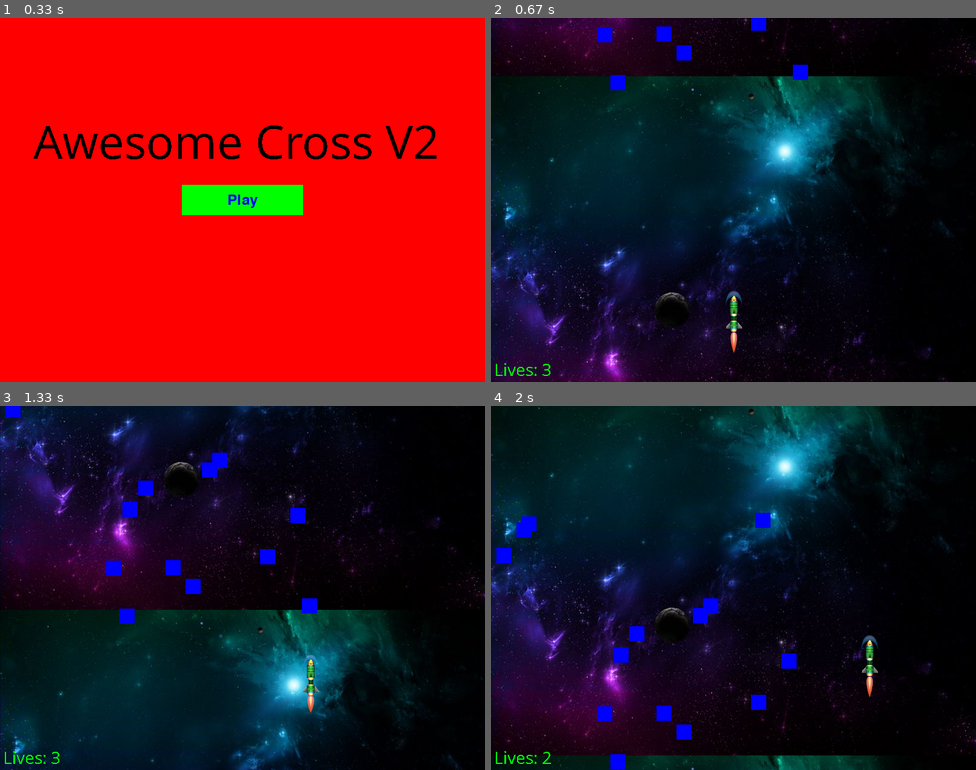
Above: before the commit, frames 1-4 (two rows, left to right).
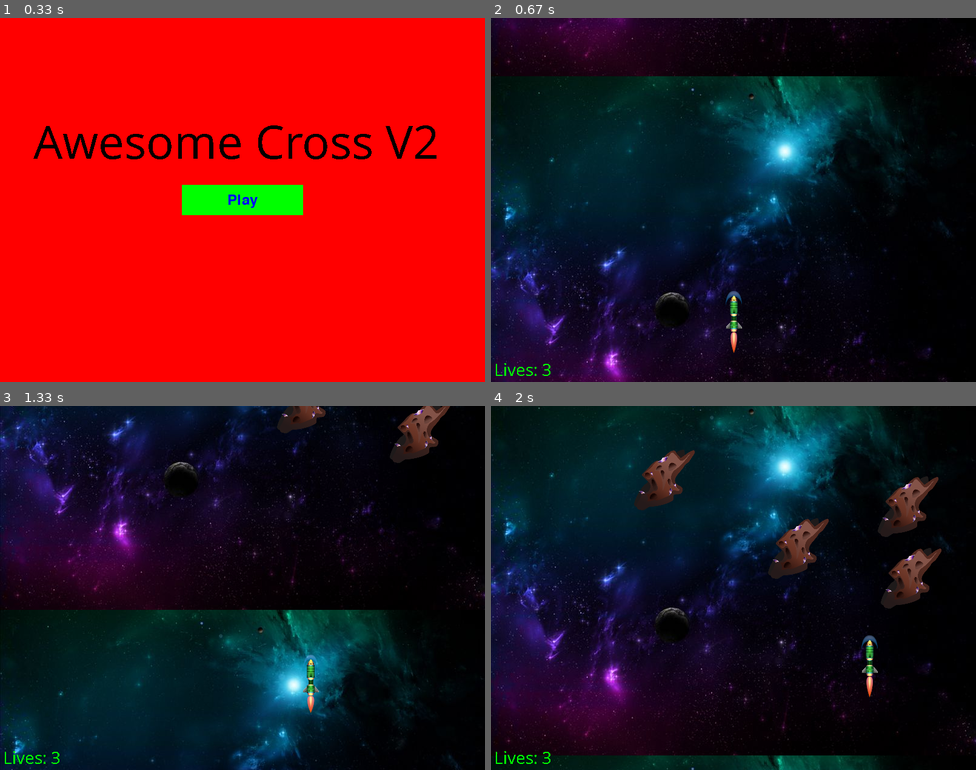
Above: after the commit, the same moments.

Repository: AndrewFagan04/CS_370_AwexomeCross
Game: pygame game, started from spritestest.py
The game is run twice, just before and just after one commit, with the same random seed, the same clock (stepped at 60 frames per second) and the same inputs.
Inputs:
- Up to frame 1 (0.33 s): no input
- Up to frame 2 (0.67 s): click "Play" at 0.38 s
- Up to frame 3 (1.33 s): hold D 0.67-1.13 s; hold W from 1.17 s (still down)
- Up to frame 4 (2 s): release W at 1.47 s; hold D 1.5-1.97 s

Frame 1 is identical in both runs. In frame 2, 0.8% of the frame differs, in the area x 21-66%, y 0-20%; in frame 3, 3.0%; in frame 4, 6.0%, in the area x 1-93%, y 12-100%.

Commit message:
Changed rectangles to sprites

Diff:
--- a/spritestest.py
+++ b/spritestest.py
@@ -11,7 +11,8 @@
 WIDTH = 800
 LENGTH = 600
 window = pygame.display.set_mode([WIDTH, LENGTH])
-background = pygame.image.load("spacee.jpg") # put stars image here
+background = pygame.image.load("C:/Users/Danyal/CS_370_danyalm/CS_370_AwexomeCross/spacee.jpg") # put stars image here
+meteor = pygame.image.load("C:/Users/Danyal/CS_370_danyalm/CS_370_AwexomeCross/sprites/Meteor_01.png")
 fps = 60
 timer = pygame.time.Clock()
 
@@ -20,7 +21,7 @@
 RED = (255, 0, 0)
 BLUE = (0, 0, 255)
 
-player_images = [pygame.transform.scale(pygame.image.load(f'sprites/player{i}.png').convert_alpha(), (28,103)) for i in range(1, 5)]
+player_images = [pygame.transform.scale(pygame.image.load(f'C:/Users/Danyal/CS_370_danyalm/CS_370_AwexomeCross/sprites/player{i}.png').convert_alpha(), (28,103)) for i in range(1, 5)]
 class Player(pygame.sprite.Sprite):
     def __init__(self):
         super().__init__()
@@ -116,12 +117,18 @@
     x = 0
     y = 0
 
+     # Load meteor image
+    meteor_img = pygame.transform.scale(meteor, (100, 100))
+    meteor_rect = meteor_img.get_rect()
+
 
     #Makes random rectangles to collide with
     obstacles=[]
-    for _ in range(15):
-        obstacle_rect = pygame.Rect(random.randint(0, 500), random.randint(-400, 0), 25, 25)
-        obstacles.append(obstacle_rect)
+    for _ in range(5):
+        obstacle_rect = meteor_rect.copy()
+        obstacle_rect.x = random.randint(0, WIDTH - obstacle_rect.width)
+        obstacle_rect.y = random.randint(-700, -300)
+        obstacles.append((obstacle_rect, meteor_img))
 
 
     # Blink parameters
@@ -162,17 +169,19 @@
             y = 0
         window.blit(background, (x, y))
         window.blit(background, (x, y - LENGTH))
-            #move rectangles
-        for obstacle in obstacles:
-            obstacle.y += obstacle_speed
-            if obstacle.y > LENGTH:
-                obstacle.y = -obstacle_speed  # Respawn at the top
-                obstacle.x = random.randint(0, WIDTH - obstacle_speed)  # Random new horizontal position
-
-
-        #draw all rectangles
-        for obstacle in obstacles:
-            pygame.draw.rect(window, BLUE, obstacle)
+
+        #move obstacles
+        for i, (obstacle_rect, _) in enumerate(obstacles):
+            obstacle_rect.y += obstacle_speed
+            if obstacle_rect.y > LENGTH:
+                # Respawn meteor off-screen above
+                obstacle_rect.y = random.randint(-obstacle_rect.height, -1 * meteor_rect.height)
+                obstacle_rect.x = random.randint(0, WIDTH - obstacle_rect.width)
+
+
+        # Draw all meteors
+        for obstacle_rect, obstacle_img in obstacles:
+            window.blit(obstacle_img, obstacle_rect.topleft)
 
         # Update and draw all sprites
         all_sprites.update()
@@ -181,14 +190,15 @@
 
         #check collision and change colour
         col = GREEN
-        for obstacle in obstacles:
-            if player.rect.colliderect(obstacle):
+        for obstacle_rect, _ in obstacles:
+            if player.rect.colliderect(obstacle_rect):
                 if not blinking:
                     blinking = True
                     last_blink_time = current_time
                     col = RED
                     lives -= 1  # Deduct a life on collision
-                    obstacles.remove(obstacle)  # Optional: remove the obstacle to avoid repeated collision
+                    obstacles.remove((obstacle_rect, _))  # Remove the obstacle to avoid repeated collision
+
 
 
         # Handle blinking
Binary file added: sprites/Meteor_01.png
